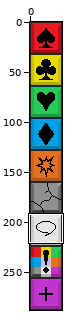
One commit to this sprite sheet: SuperMatch/Resources/Tiles.png. Above: a wide view before the commit, with the close-up outlined.
Close-up. Before the commit:
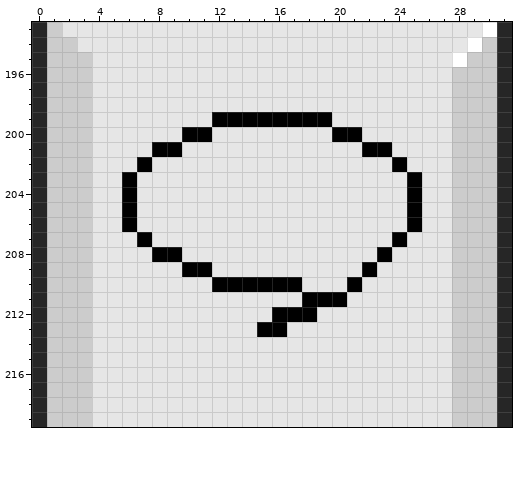
The file is 32x288 pixels. Colours within 5 levels of each other are drawn and written as one. Shown: x 0..31, y 193..219.
The same view after the edit:
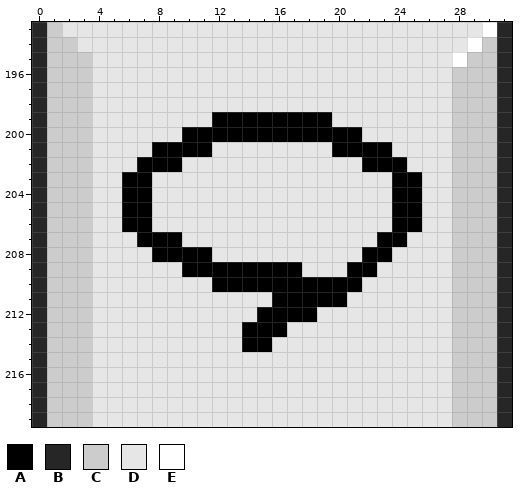
Palette (. is transparent): A #000000  B #262626  C #cccccc  D #e6e6e6  E #ffffff
Changes in this commit:
@@ x 5..26 @@
 199 DDDDDDDAAAAAAAADDDDDDD
-200 DDDDDAADDDDDDDDAADDDDD
-201 DDDAADDDDDDDDDDDDAADDD
-202 DDADDDDDDDDDDDDDDDDADD
-203 DADDDDDDDDDDDDDDDDDDAD
-204 DADDDDDDDDDDDDDDDDDDAD
-205 DADDDDDDDDDDDDDDDDDDAD
-206 DADDDDDDDDDDDDDDDDDDAD
-207 DDADDDDDDDDDDDDDDDDADD
-208 DDDAADDDDDDDDDDDDDADDD
-209 DDDDDAADDDDDDDDDDADDDD
-210 DDDDDDDAAAAAADDDADDDDD
-211 DDDDDDDDDDDDDAAADDDDDD
-212 DDDDDDDDDDDAAADDDDDDDD
-213 DDDDDDDDDDAADDDDDDDDDD
-214 DDDDDDDDDDDDDDDDDDDDDD
+200 DDDDDAAAAAAAAAAAADDDDD
+201 DDDAAAADDDDDDDDAAAADDD
+202 DDAAADDDDDDDDDDDDAAADD
+203 DAADDDDDDDDDDDDDDDDAAD
+204 DAADDDDDDDDDDDDDDDDAAD
+205 DAADDDDDDDDDDDDDDDDAAD
+206 DAADDDDDDDDDDDDDDDDAAD
+207 DDAAADDDDDDDDDDDDDAADD
+208 DDDAAAADDDDDDDDDDAADDD
+209 DDDDDAAAAAAAADDDAADDDD
+210 DDDDDDDAAAAAAAAAADDDDD
+211 DDDDDDDDDDDAAAAADDDDDD
+212 DDDDDDDDDDAAAADDDDDDDD
+213 DDDDDDDDDAAADDDDDDDDDD
+214 DDDDDDDDDAADDDDDDDDDDD
 215 DDDDDDDDDDDDDDDDDDDDDD
